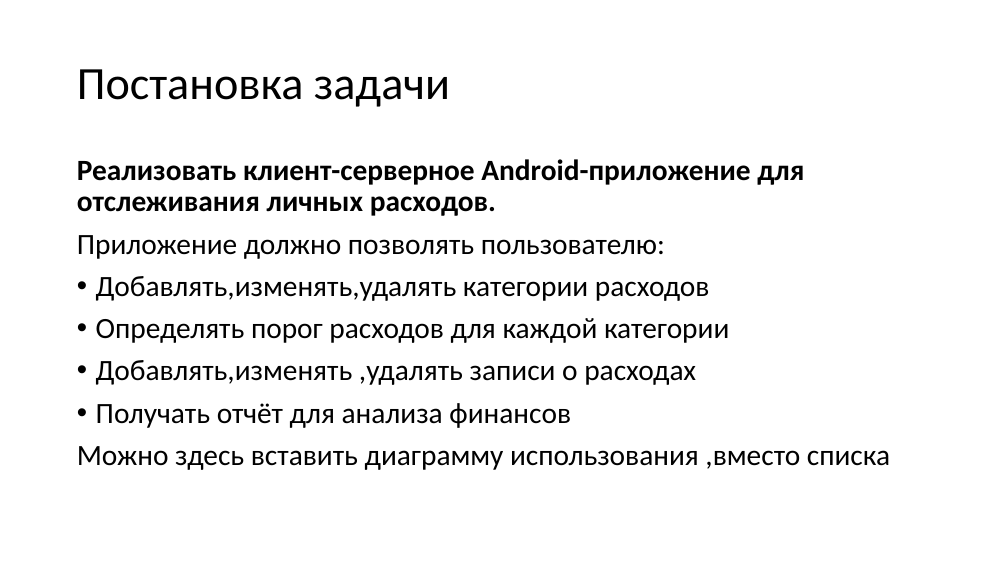
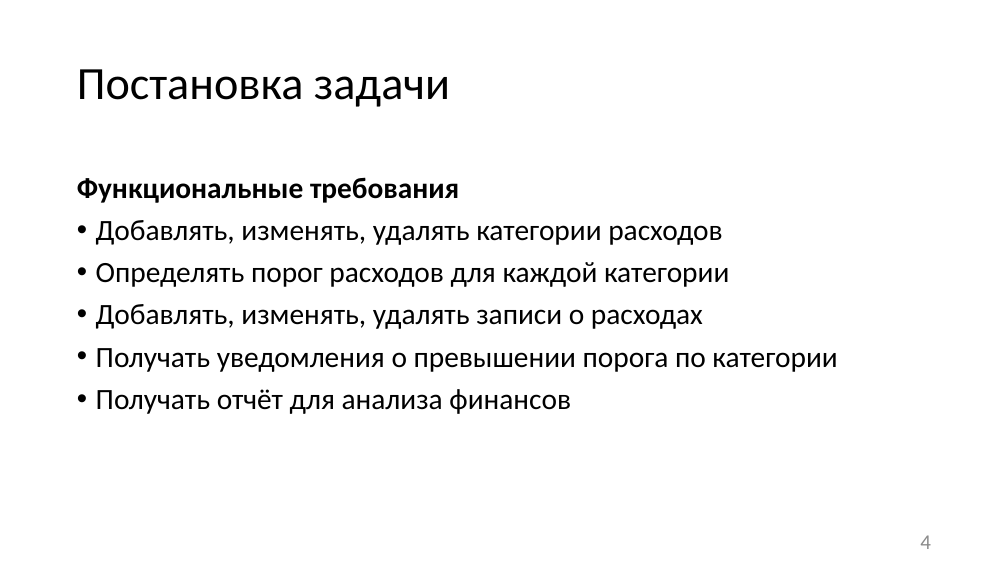
Before and after one commit to liza-dobrynina/MyCosts, a slide deck: slide 4 of Документация/Презентация.pptx. Drawn at 1008x567 pixels with LibreOffice and Linux fonts; fonts in the diff are those of the drawing. Boxes give left, top, right and bottom in pixels: in the first picture for what was removed or moved away, otherwise in the second. Text is boxed around its words. In the diff, an @@ line names an element or a change of style, - is before the commit and + after.

```diff
--- a/Документация/Презентация.pptx
+++ b/Документация/Презентация.pptx
@@ text "Функциональные требования": place and size @@
-text "Функциональные требования" at box(77, 159, 890, 470)
+text "Функциональные требования" at box(77, 177, 837, 414)
@@ text at box(77, 177, 722, 245): text changed @@
-Реализовать клиент-серверное Android-приложение для отслеживания личных расходов.
-Приложение должно позволять пользователю:
-• Добавлять,изменять,удалять категории расходов
+Функциональные требования
+• Добавлять, изменять, удалять категории расходов
@@ text at box(96, 304, 837, 372): text changed @@
-• Добавлять,изменять ,удалять записи о расходах
+• Добавлять, изменять, удалять записи о расходах
+• Получать уведомления о превышении порога по категории
@@ text at box(77, 446, 890, 470): paragraph removed @@
-Можно здесь вставить диаграмму использования ,вместо списка
@@ page number added at box(920, 535, 931, 549), 20 pt, text #8C8C8C @@
+4
```
Also in this commit, not shown: 14 other slides changed, 1 slide added, 2 slides removed.
